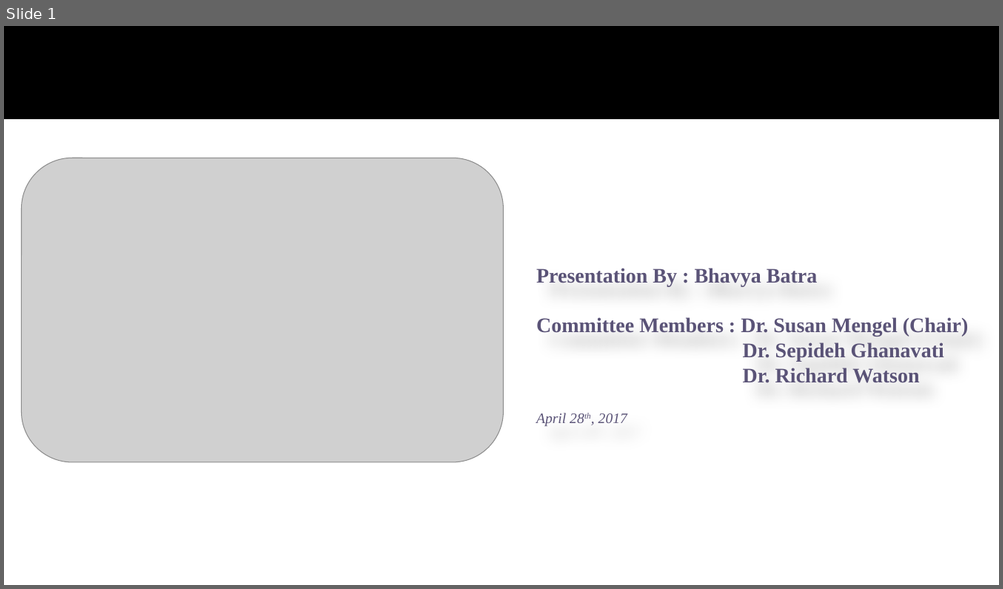
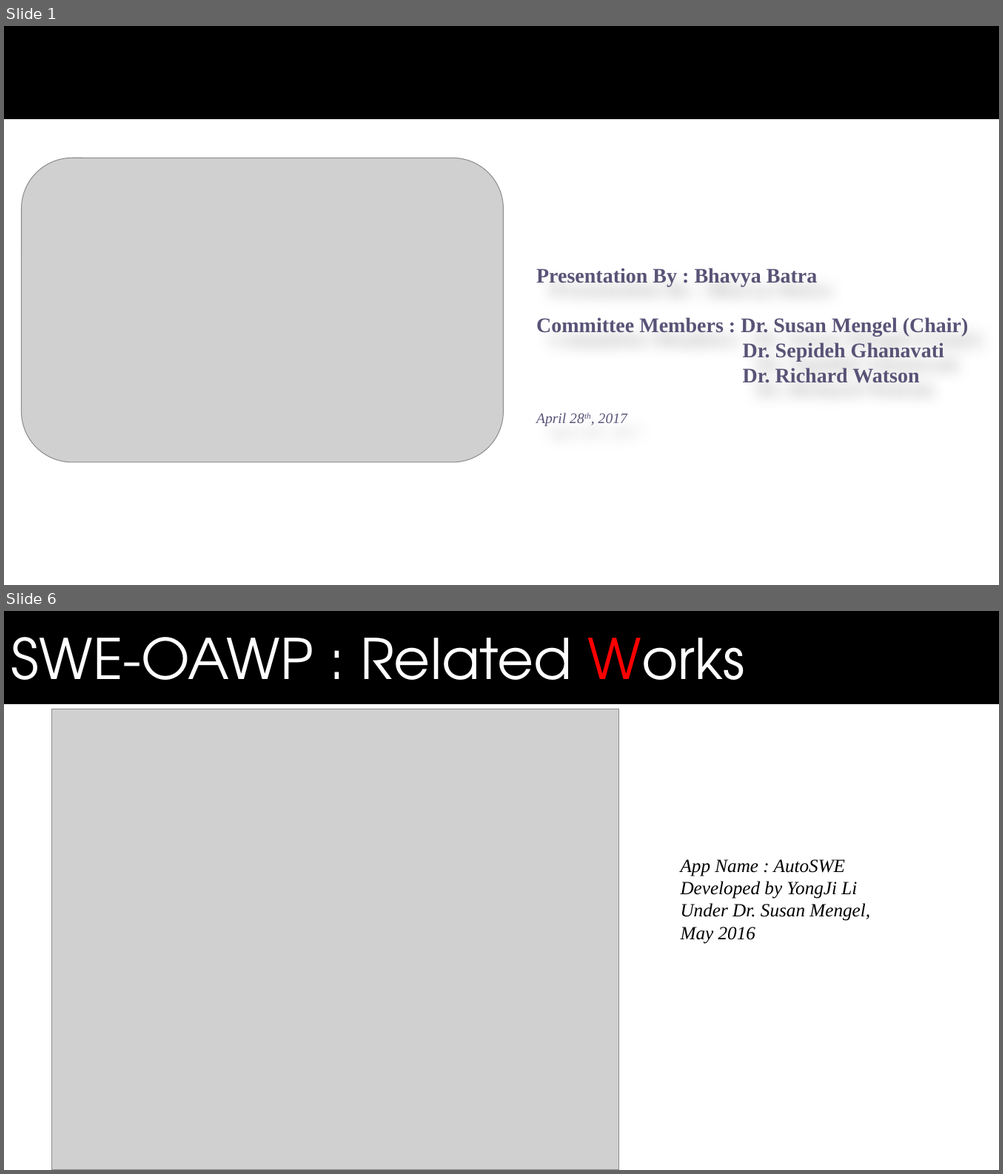
Before and after one commit to bhavyabatra/SWEN_Dynamo, a slide deck: Documentation/Master's Defense Presentation.pptx. Shown one above the other, each under a label of ours: slide 1 before the commit, slides 1 and 6 after it; the slides between them are not shown. The pictures are 1003x589 and 1003x1174 pixels, drawn with LibreOffice and Linux fonts; fonts in the diff are those of the drawing; grey boxes stand for pictures; background and template pictures are left out. Boxes give left, top, right and bottom in pixels: in the first picture for what was removed or moved away, otherwise in the second. Text is boxed around its words. In the diff, an @@ line names an element or a change of style, - is before the commit and + after.

```diff
--- a/Documentation/Master's Defense Presentation.pptx
+++ b/Documentation/Master's Defense Presentation.pptx
@@ slide 6 added at <box>4,611,999,1170</box>, background #FFFFFF; not listed: 1 template element that a slide beside it also shows @@
@@ text added at <box>11,637,744,705</box>, 54 pt, text #FFFFFF @@
+SWE-OAWP : Related Works
@@ picture added at <box>52,709,619,1170</box> @@
@@ text added at <box>680,860,870,944</box>, 18 pt, text #000000, italic @@
+App Name : AutoSWE
+Developed by YongJi Li
+Under Dr. Susan Mengel,
+May 2016
```
Also in this commit, not shown: 12 slides changed, 9 other slides added, 17 slides removed.
